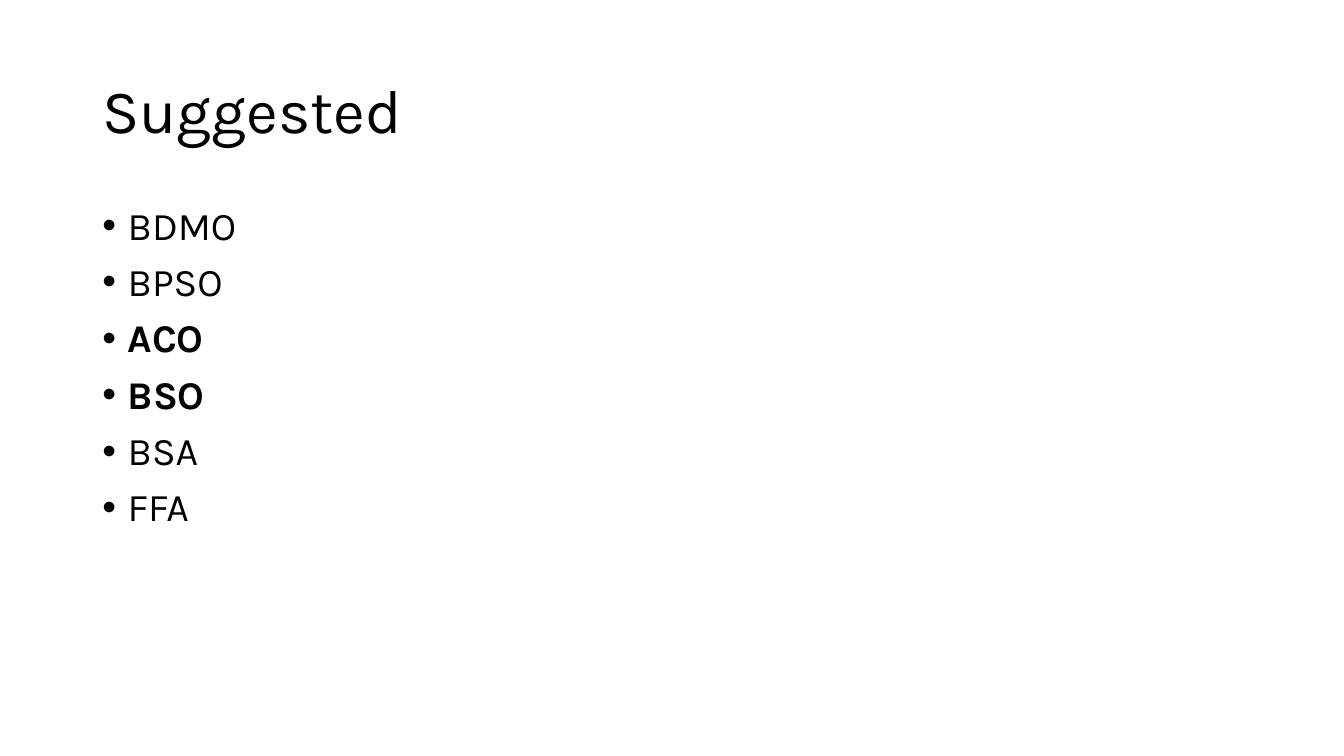
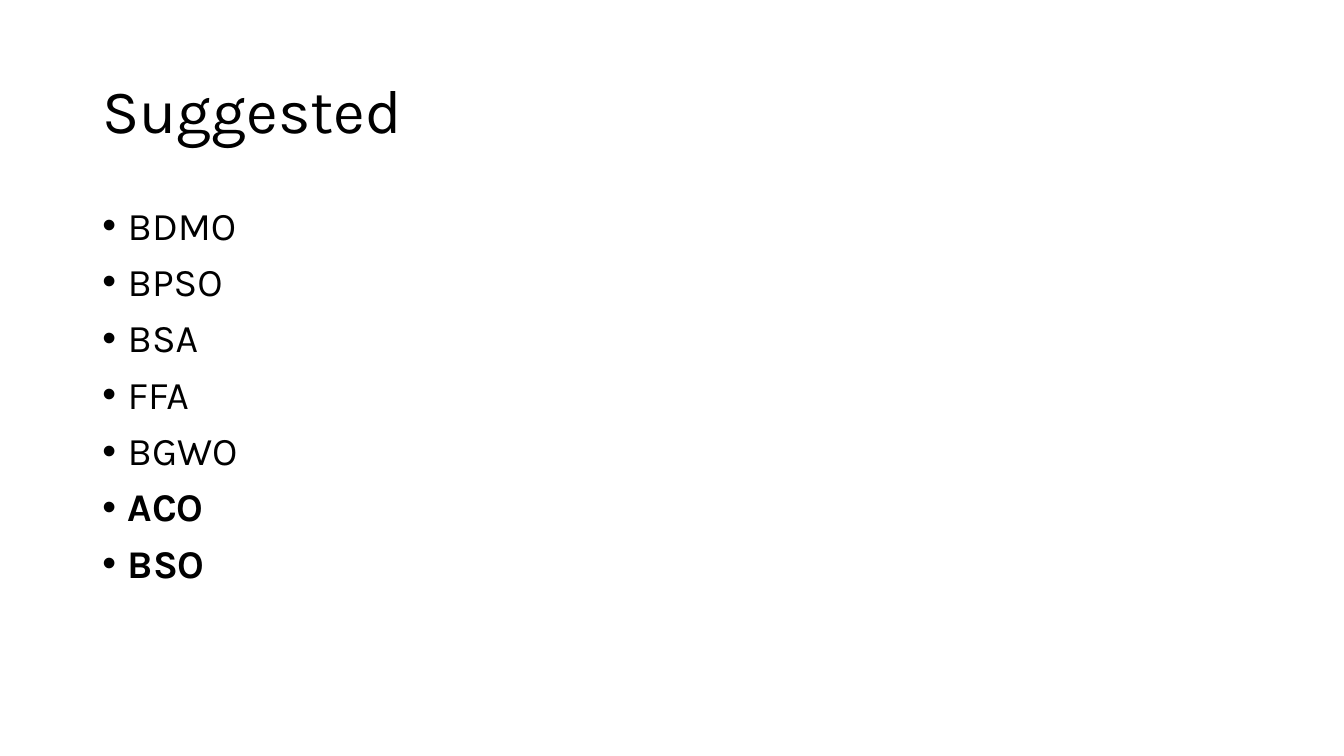
Before and after one commit to justicetetteh233/FINAL_YEAR_PROJECT_SEMI_FINISHED_VERSION, a slide deck: slide 3 of DOCUMENTATION/final presentation .pptx. Drawn at 1344x756 pixels with LibreOffice and Linux fonts; fonts in the diff are those of the drawing. Boxes give left, top, right and bottom in pixels: in the first picture for what was removed or moved away, otherwise in the second. Text is boxed around its words. In the diff, an @@ line names an element or a change of style, - is before the commit and + after.

```diff
--- a/DOCUMENTATION/final presentation .pptx
+++ b/DOCUMENTATION/final presentation .pptx
@@ text at (128, 327, 238, 466): paragraphs added @@
+• BSA
+• FFA
+• BGWO
@@ text at (128, 440, 198, 521): paragraphs removed @@
-• BSA
-• FFA
```
Also in this commit, not shown: 2 other slides changed, 4 slides added, 10 other files.
